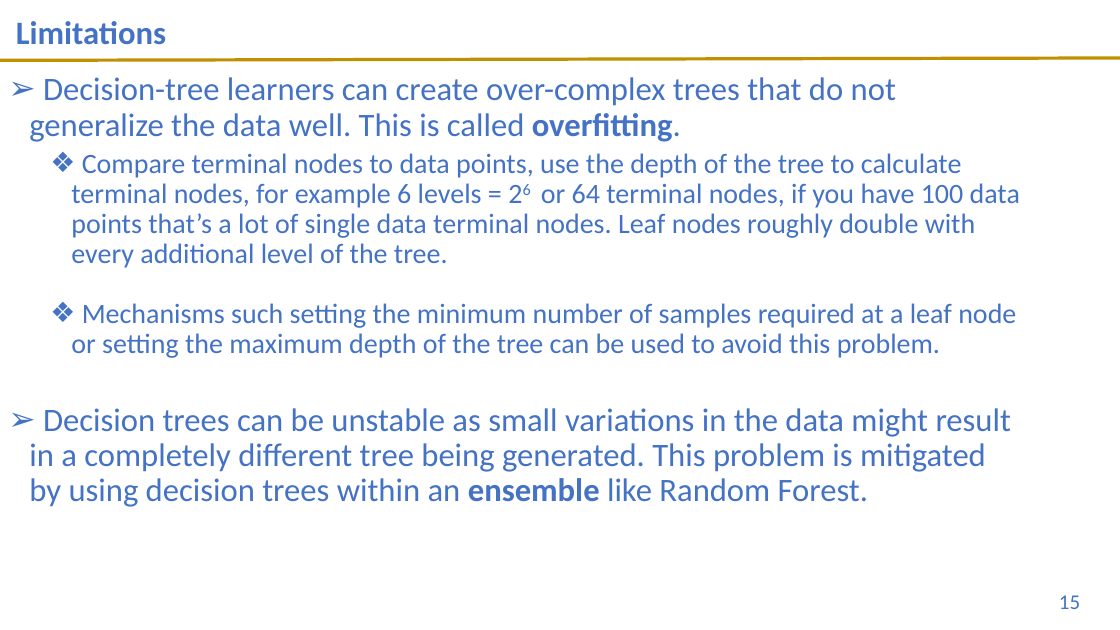
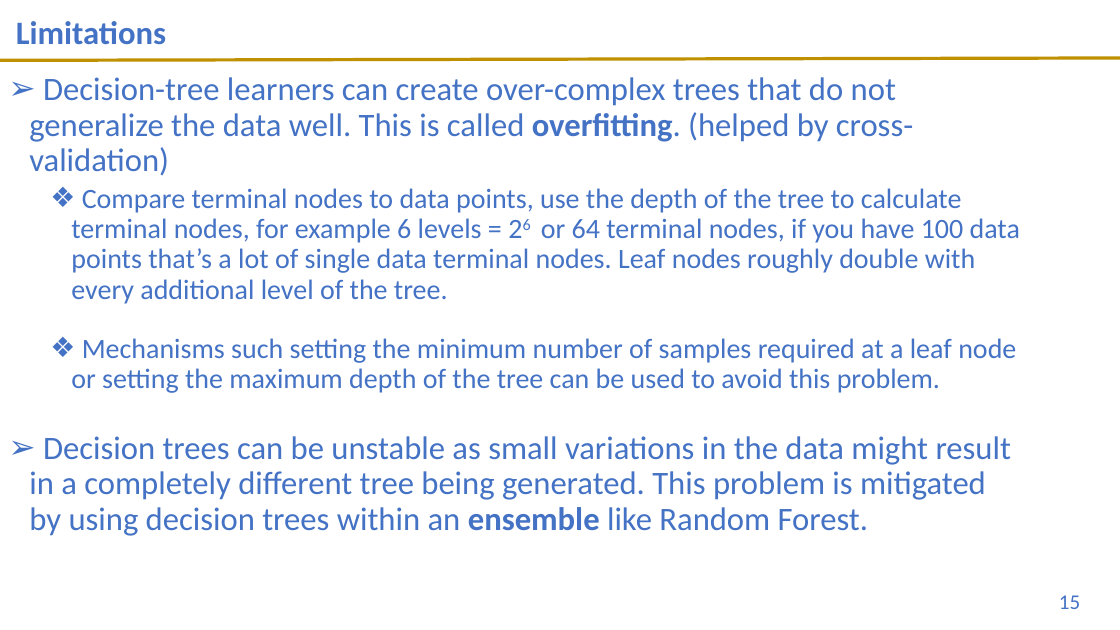
Before and after one commit to UVADS/DS-3001, a slide deck: slide 15 of 11_DT/Decision_Trees_4.28.21.pptx. Drawn at 1120x630 pixels with LibreOffice and Linux fonts; fonts in the diff are those of the drawing; background and template pictures are left out. Boxes give left, top, right and bottom in pixels: in the first picture for what was removed or moved away, otherwise in the second. Text is boxed around its words. In the diff, an @@ line names an element or a change of style, - is before the commit and + after.

```diff
--- a/11_DT/Decision_Trees_4.28.21.pptx
+++ b/11_DT/Decision_Trees_4.28.21.pptx
@@ text at box(29, 77, 913, 175): text changed @@
-➢ Decision-tree learners can create over-complex trees that do not generalize the data well. This is called overfitting.
+➢ Decision-tree learners can create over-complex trees that do not generalize the data well. This is called overfitting. (helped by cross-validation)
```
Also in this commit, not shown: 3 other slides changed, 2 other files.
